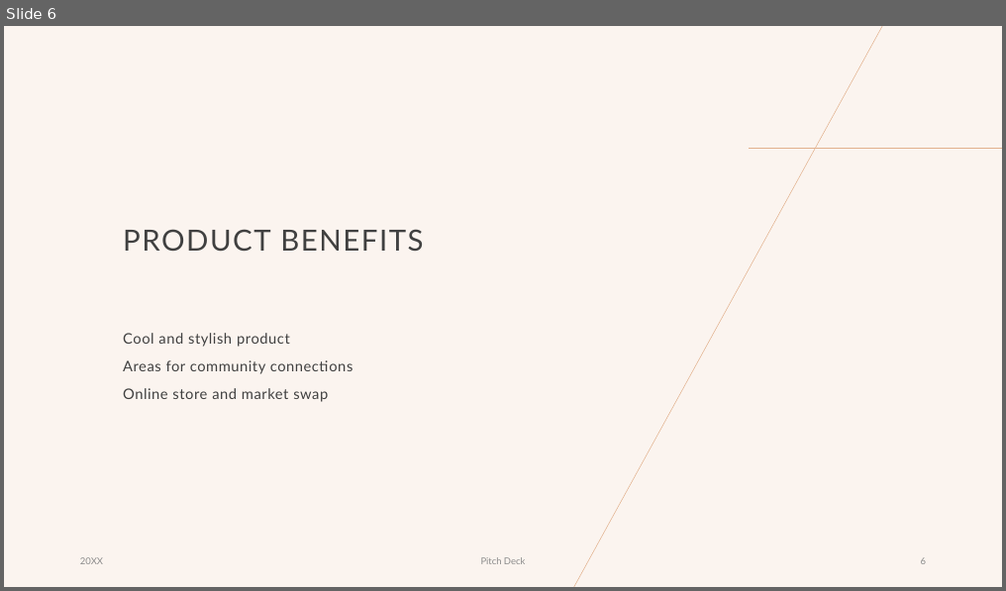
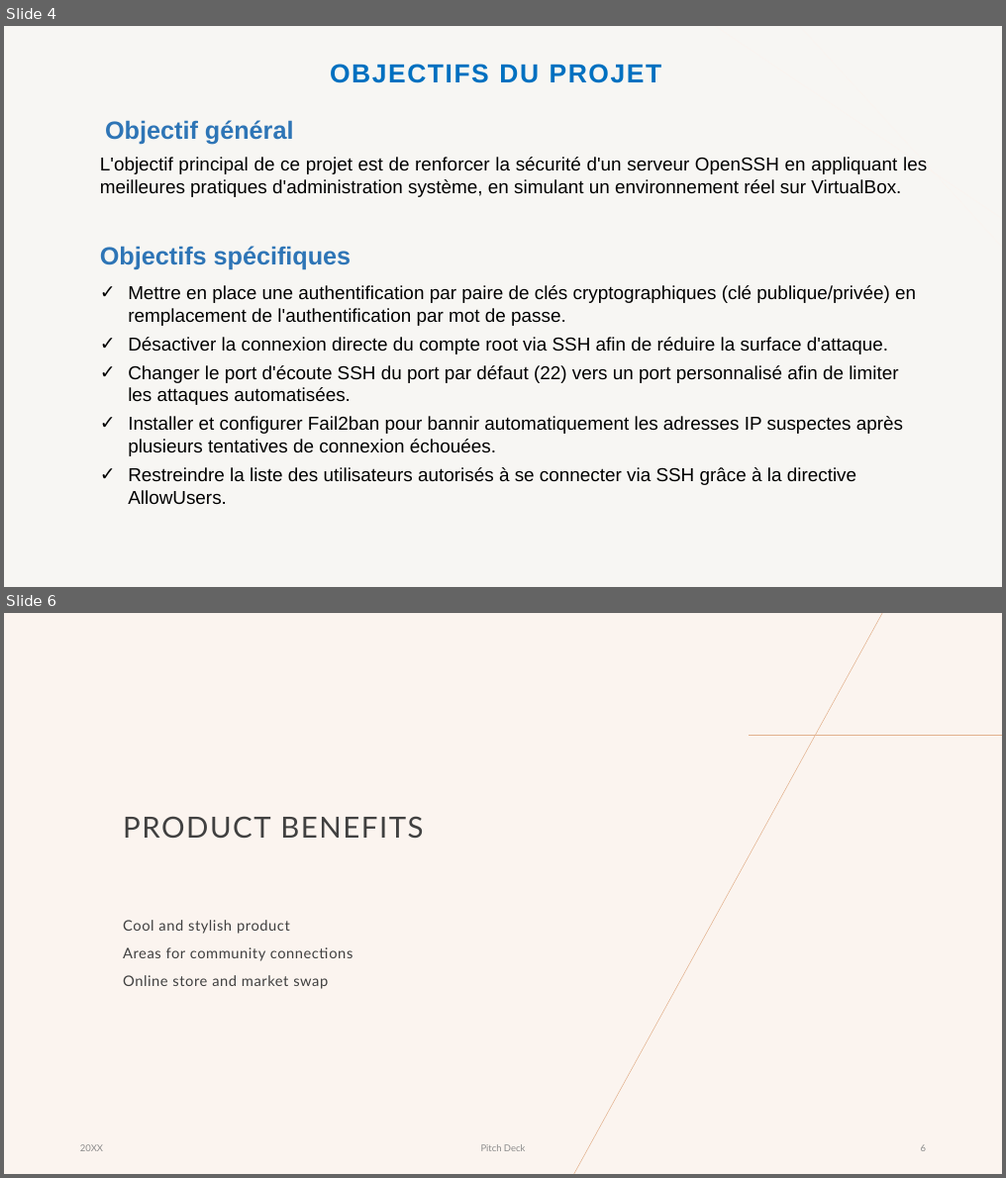
Before and after one commit to Christyy2/Projet-Final-ASI, a slide deck: Présentation-ASI.pptx. Shown one above the other, each under a label of ours: slide 6 before the commit, slides 4 and 6 after it; the slides between them are not shown. The pictures are 1006x591 and 1006x1178 pixels, drawn with LibreOffice and Linux fonts; fonts in the diff are those of the drawing; background and template pictures are left out. Boxes give left, top, right and bottom in pixels: in the first picture for what was removed or moved away, otherwise in the second. Text is boxed around its words. In the diff, an @@ line names an element or a change of style, - is before the commit and + after.

```diff
--- a/Présentation-ASI.pptx
+++ b/Présentation-ASI.pptx
@@ slide 4 added at (x1=4, y1=26, x2=1002, y2=587), background #F7F6F3 @@
@@ line added from (715, 26) to (1002, 218), #FBF4EF 0.5 pt @@
@@ line added from (800, 26) to (1002, 247), #FBF4EF 0.5 pt @@
@@ title added at (x1=330, y1=64, x2=662, y2=83), 25.2 pt, text #0070C0, bold @@
+OBJECTIFS DU PROJET
@@ text added at (x1=100, y1=120, x2=927, y2=505), 18 pt, text #000000 @@
+Objectif général
+L'objectif principal de ce projet est de renforcer la sécurité d'un serveur OpenSSH en appliquant les meilleures pratiques d'administration système, en simulant un environnement réel sur VirtualBox.
+Objectifs spécifiques
+✓ Mettre en place une authentification par paire de clés cryptographiques (clé publique/privée) en remplacement de l'authentification par mot de passe.
+✓ Désactiver la connexion directe du compte root via SSH afin de réduire la surface d'attaque.
+✓ Changer le port d'écoute SSH du port par défaut (22) vers un port personnalisé afin de limiter les attaques automatisées.
+✓ Installer et configurer Fail2ban pour bannir automatiquement les adresses IP suspectes après plusieurs tentatives de connexion échouées.
+✓ Restreindre la liste des utilisateurs autorisés à se connecter via SSH grâce à la directive AllowUsers.
```
Also in this commit, not shown: 1 slide changed, 4 other slides added, 4 slides removed.
